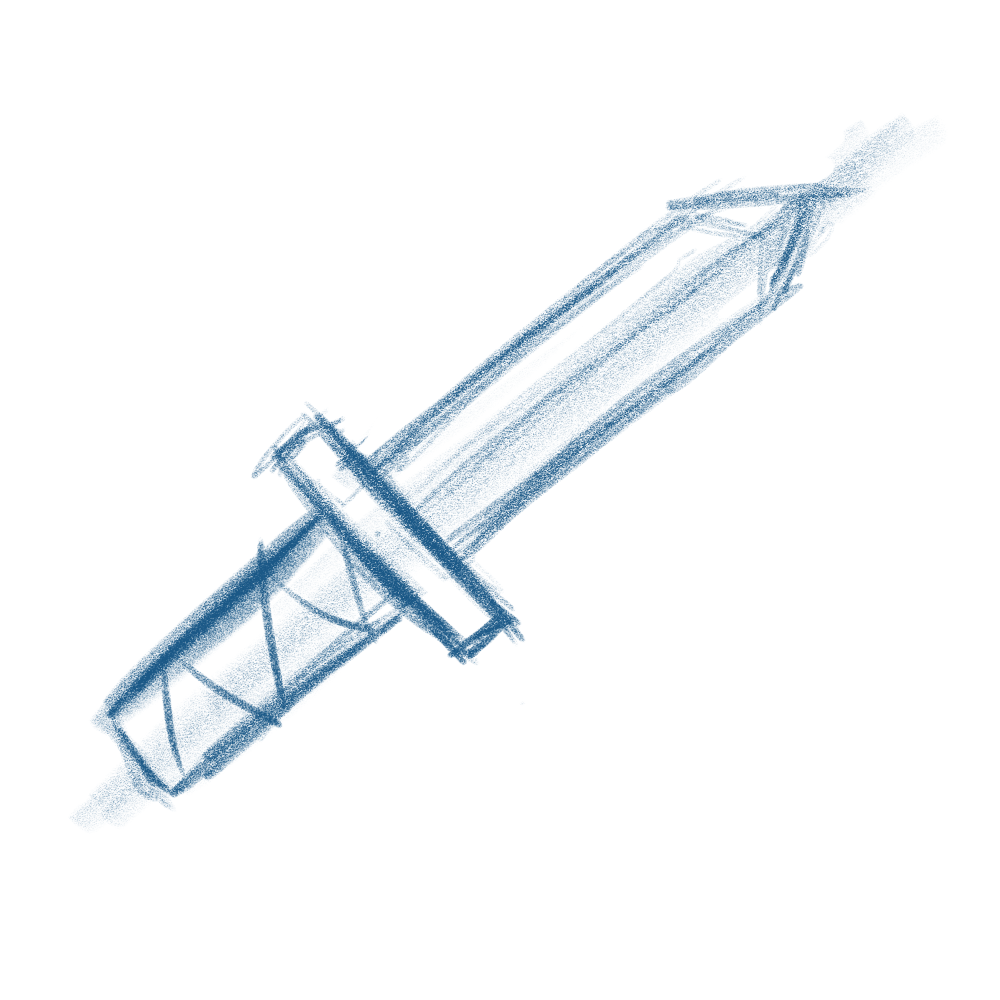
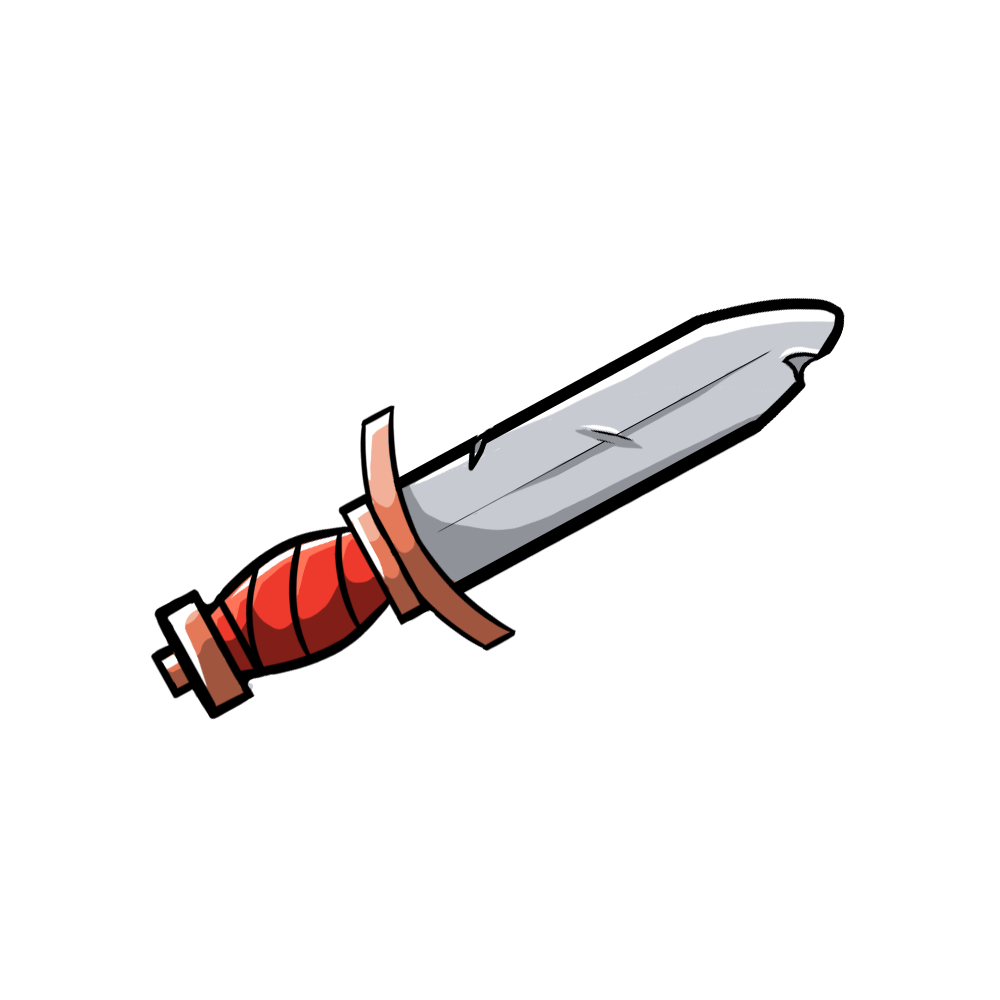
Revision of a layered 1000 × 1000 image; what changed, layer by layer:
added group "Lineart" (1st of 2) with 1 layers above "Colour" over (x1=150, y1=297, x2=845, y2=720)
added layer "Lineart" (2nd of 2, in "Lineart") in group "Lineart" over (x1=150, y1=297, x2=845, y2=720)
added group "Colour" with 7 layers above "Pixel layer" over (x1=137, y1=301, x2=845, y2=717)
added layer "Shine" in group "Colour" over (x1=142, y1=303, x2=844, y2=689)
added layer "Light" (overlay) in group "Colour" over (x1=154, y1=307, x2=845, y2=635)
added layer "Shadow" in group "Colour" over (x1=156, y1=352, x2=823, y2=717)
added layer "Copper Light" (soft light) in group "Colour" over (x1=137, y1=401, x2=452, y2=673)
added layer "Copper" in group "Colour" over (x1=159, y1=406, x2=512, y2=710)
added layer "Cloth" in group "Colour" over (x1=209, y1=530, x2=387, y2=676)
added layer "Base" in group "Colour" over (x1=158, y1=301, x2=838, y2=711)
hid "Pixel layer", opacity 100% → 57%, painted on it over (x1=68, y1=113, x2=946, y2=834)
hid "Background" over (x1=68, y1=113, x2=946, y2=834)
